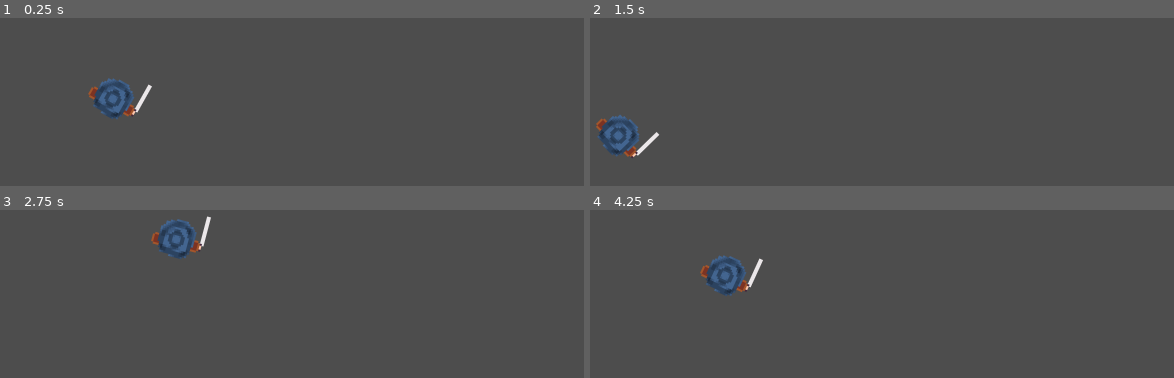
Above: before the commit, frames 1-4 (two rows, left to right).
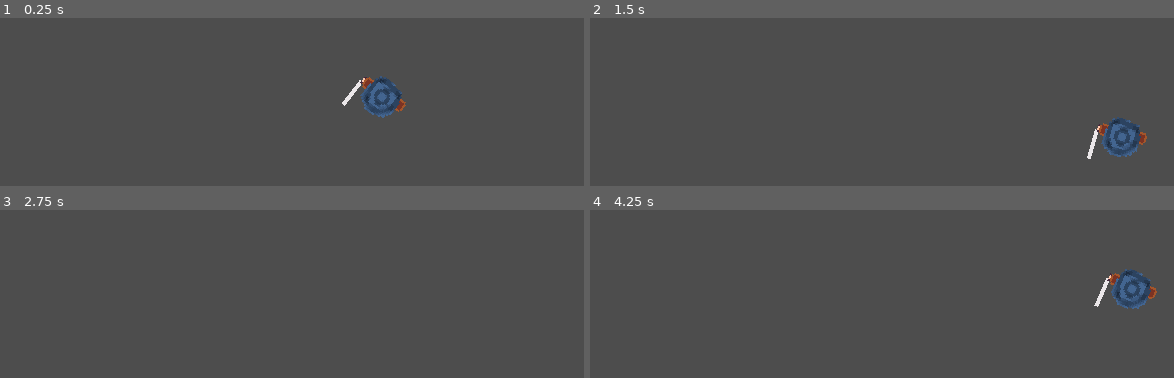
Above: after the commit, the same moments.

Repository: Ouvryyz/P2iGit
Game: Godot game, scene res://Fighter/Scenes/Player1/Player1.tscn
The game is run twice, just before and just after one commit, with the same random seed, the same clock (stepped at 60 frames per second) and the same inputs. This scene is started directly instead of the project's main scene.
Inputs (mouse positions are in pixels of both pictures, inside the frame that each line leads up to):
- Up to frame 1 (0.25 s): no input
- Up to frame 2 (1.5 s): tap Enter at 0.5 s; move the mouse to (outside the picture) at 0.52 s; hold D (move_right) 0.53-1.28 s; move the mouse to (724, 24) at 1.27 s; hold S (move_down) from 1.28 s (still down)
- Up to frame 3 (2.75 s): move the mouse to (outside the picture) at 2.02 s; release S (move_down) at 2.03 s; hold D (move_right) from 2.03 s (still down)
- Up to frame 4 (4.25 s): tap Space at 2.75 s; move the mouse to (823, 270) at 2.77 s; release D (move_right) at 2.78 s; hold W (move_up) 2.78-3.53 s; tap Enter at 3.5 s; move the mouse to (1045, 252) at 3.52 s; hold A (move_left) from 3.53 s (still down)

The runs differ from the first frame. In frame 1, 2.9% of the frame differs, in the area x 15-70%, y 34-61%; in frame 2, 2.9%, in the area x 1-96%, y 57-84%; in frame 3, 1.5%; in frame 4, 2.9%.

Commit message:
MoveAndVelocity

Diff:
--- a/Fighter/Scenes/Player1/Player1.tscn
+++ b/Fighter/Scenes/Player1/Player1.tscn
@@ -1,13 +1,20 @@
-[gd_scene load_steps=3 format=3 uid="uid://b6608tmf8pl7n"]
+[gd_scene load_steps=4 format=3 uid="uid://cmb10nia4vdeg"]
 
-[ext_resource type="Script" path="res://Fighter/Scenes/Player1/player_1.gd" id="1_lh5cy"]
+[ext_resource type="Script" path="res://Fighter/Scenes/Player1/Scripts/player_1.gd" id="1_thfdq"]
 [ext_resource type="Texture2D" uid="uid://byk8e7s6kfc0x" path="res://Fighter/Scenes/Player1/Sprites/PlayerDesign1.webp" id="2_gwnjb"]
 
-[node name="Player1" type="Node2D"]
-script = ExtResource("1_lh5cy")
+[sub_resource type="CircleShape2D" id="CircleShape2D_c65t0"]
+radius = 19.0
+
+[node name="Player1" type="CharacterBody2D"]
+position = Vector2(438, 271)
+script = ExtResource("1_thfdq")
 
 [node name="Sprite2D" type="Sprite2D" parent="."]
-position = Vector2(283, 155)
+texture_filter = 1
+position = Vector2(2, 0)
 texture = ExtResource("2_gwnjb")
 
 [node name="CollisionShape2D" type="CollisionShape2D" parent="."]
+position = Vector2(-1, 0)
+shape = SubResource("CircleShape2D_c65t0")
--- a/Fighter/Scenes/Player1/player_1.gd
+++ b/Fighter/Scenes/Player1/Scripts/player_1.gd
@@ -1,31 +1,35 @@
-extends Node2D
-class_name Player1
+extends CharacterBody2D
+class_name Player
 
 @export_range(0.0,1.0) var accel_factor : float = 01
 @export_range(0.0,1.0) var rotation_accel_factor : float = 01
+
 
 @export var max_speed : float = 200.0
 var speed : float = 0.0
 
 var direction := Vector2.ZERO
 var Last_direction := Vector2.ZERO
-var velocity: Vector2 = Vector2.ZERO
-
-
 
 
 func _ready() -> void:
 	pass
 
+
 func _physics_process(delta: float) -> void:
 	move()
 	rotate_toward_mouse()
+
 
 func _input(event: InputEvent) -> void:
 	direction=Input.get_vector("move_left","move_right","move_up","move_down")
 	print(direction)
 	if direction != Vector2.ZERO:
 		Last_direction = direction
+
+
+
+
 
 func move()-> void:
 
@@ -34,7 +38,9 @@
 	else:
 		speed=lerp(speed,max_speed,accel_factor)
 
+
 	velocity = Last_direction * speed
+	move_and_slide()
 
 
 func rotate_toward_mouse()-> void:
